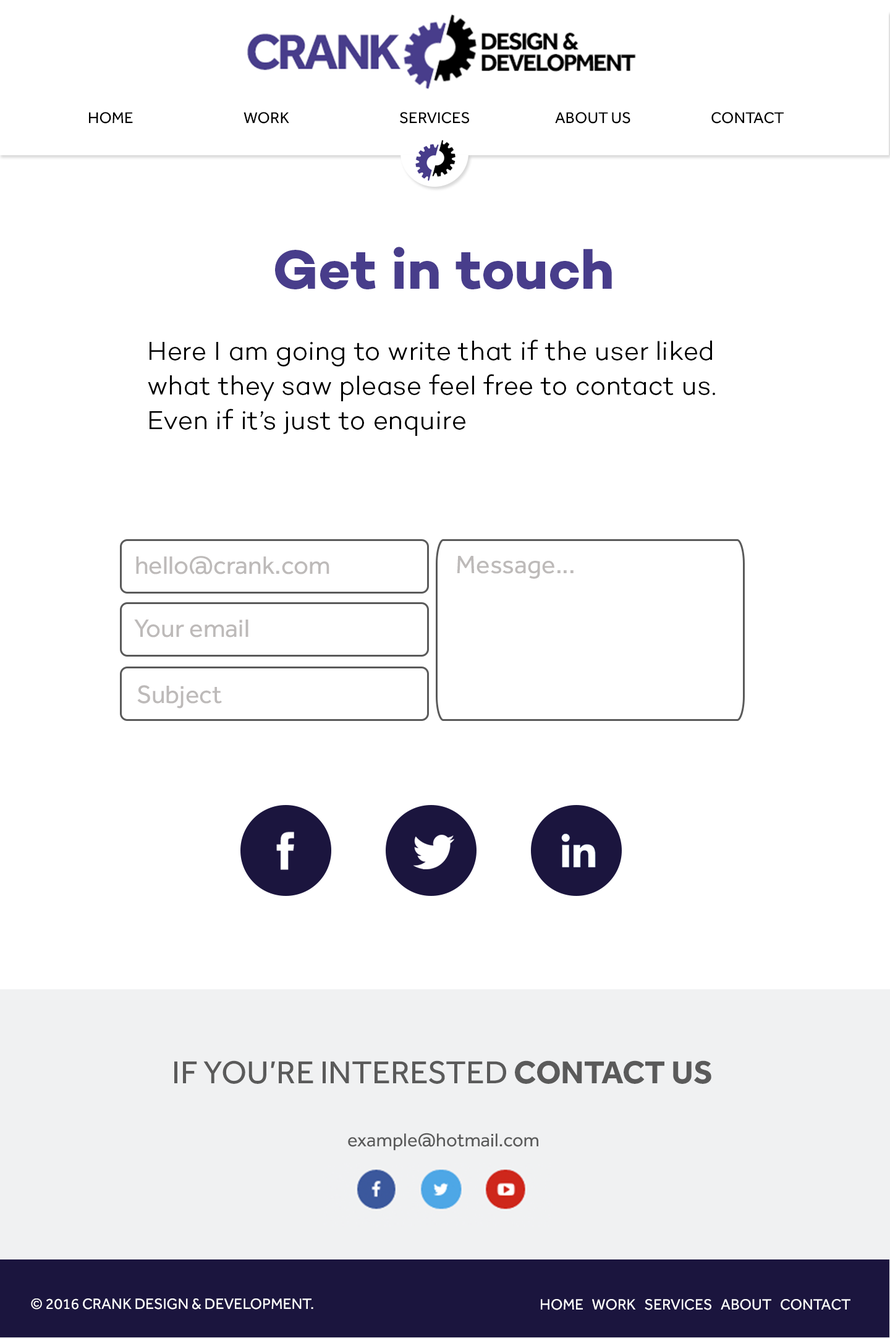
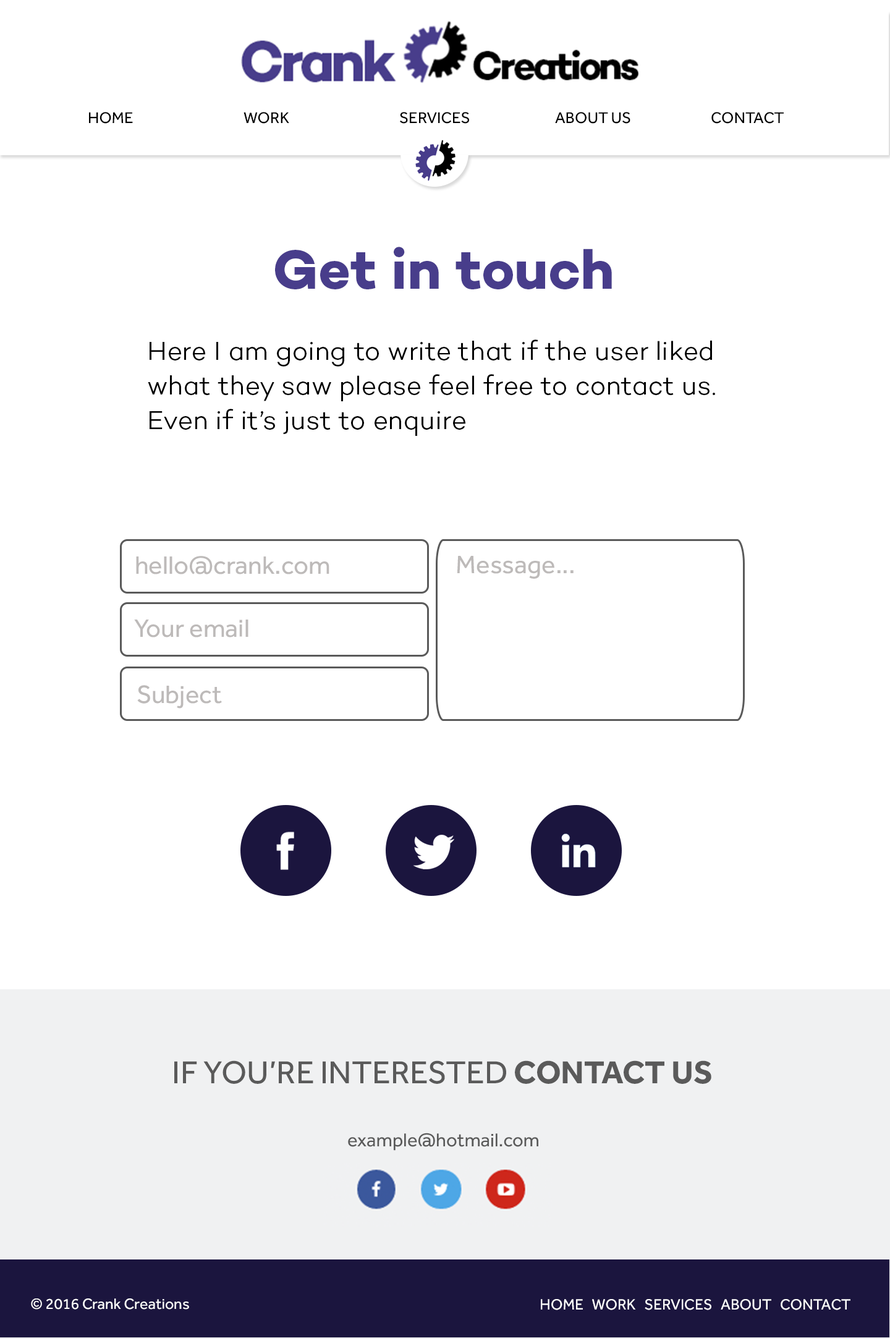
Two versions of the same layered image (890×1338). Layer-by-layer changes:
added layer "Crank creations (final maybe)" in group "navigation 1" over box(240, 14, 640, 90)
renamed "© 2016 CRANK DESIGN & DEVELOPMENT." to "© 2016 Crank Creations", painted on it over box(92, 1298, 314, 1310)
